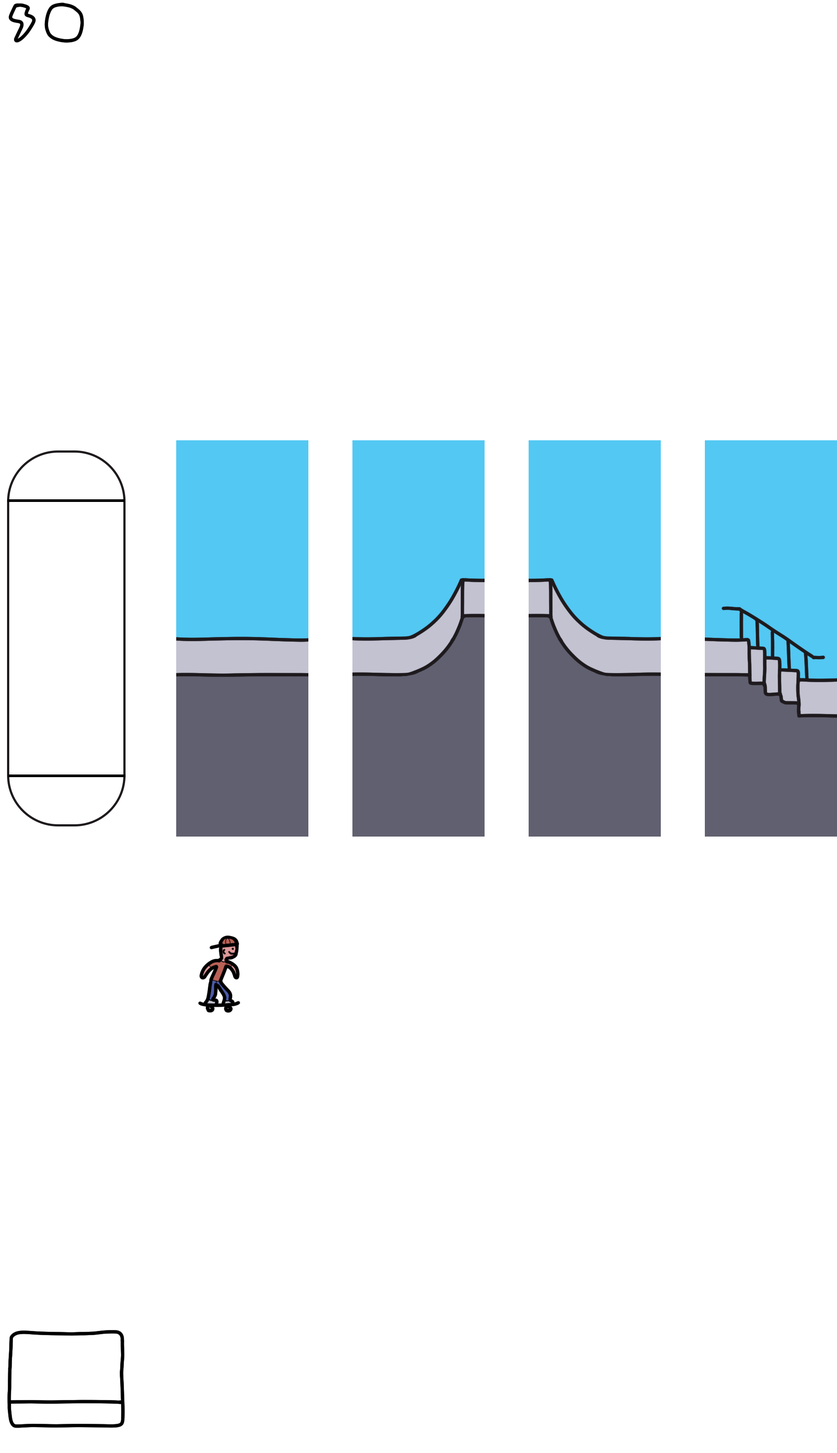
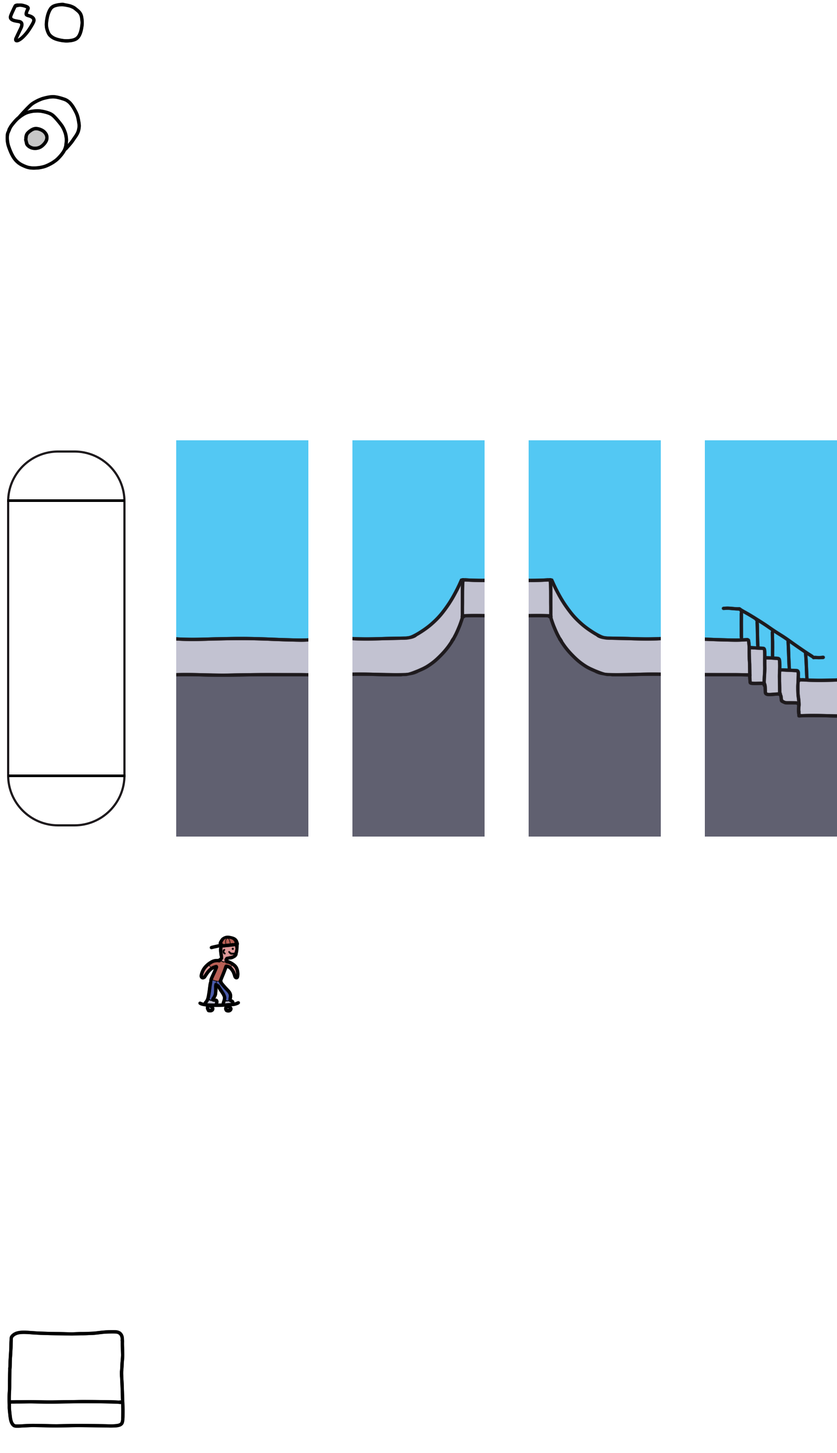
The second 837x1453 image is a revision of the first. Changes to its layers:
added group "Relics" with 2 layers above "Icons" over [left=5, top=94, right=82, bottom=171]
added layer "Layer 11" in group "Relics" over [left=5, top=94, right=82, bottom=171]
added layer "Colors" (2nd of 3, in "Relics") in group "Relics" over [left=7, top=97, right=79, bottom=168]
